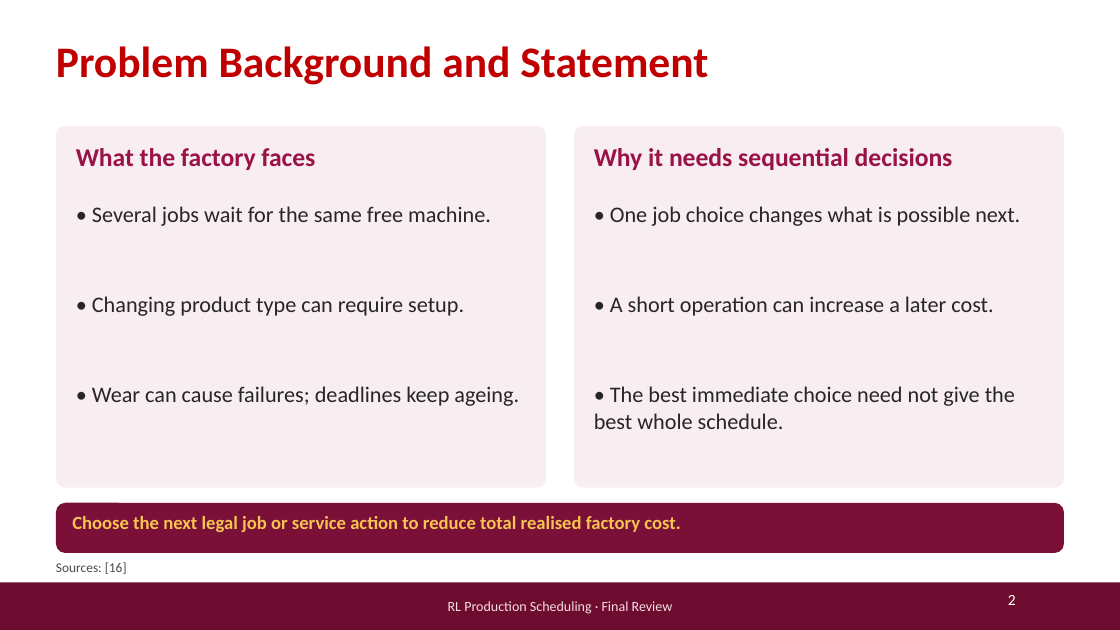
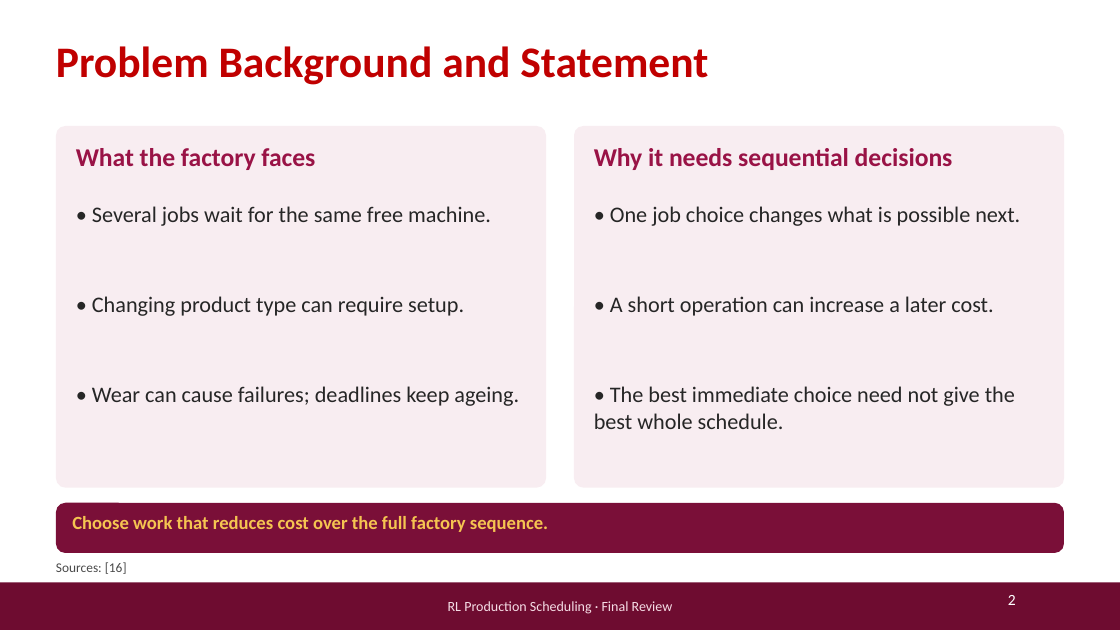
Before and after one commit to abhimanyutk7/rl-production-scheduling, a slide deck: slide 2 of outputs/term_submission/RL_Production_Scheduling_Final_Review.pptx. Drawn at 1120x630 pixels with LibreOffice and Linux fonts; fonts in the diff are those of the drawing; background and template pictures are left out. Boxes give left, top, right and bottom in pixels: in the first picture for what was removed or moved away, otherwise in the second. Text is boxed around its words. In the diff, an @@ line names an element or a change of style, - is before the commit and + after.

```diff
--- a/outputs/term_submission/RL_Production_Scheduling_Final_Review.pptx
+++ b/outputs/term_submission/RL_Production_Scheduling_Final_Review.pptx
@@ text at bbox=[72, 516, 548, 532]: text changed @@
-Choose the next legal job or service action to reduce total realised factory cost.
+Choose work that reduces cost over the full factory sequence.
```
Also in this commit, not shown: 6 other slides changed, 10 other files.
